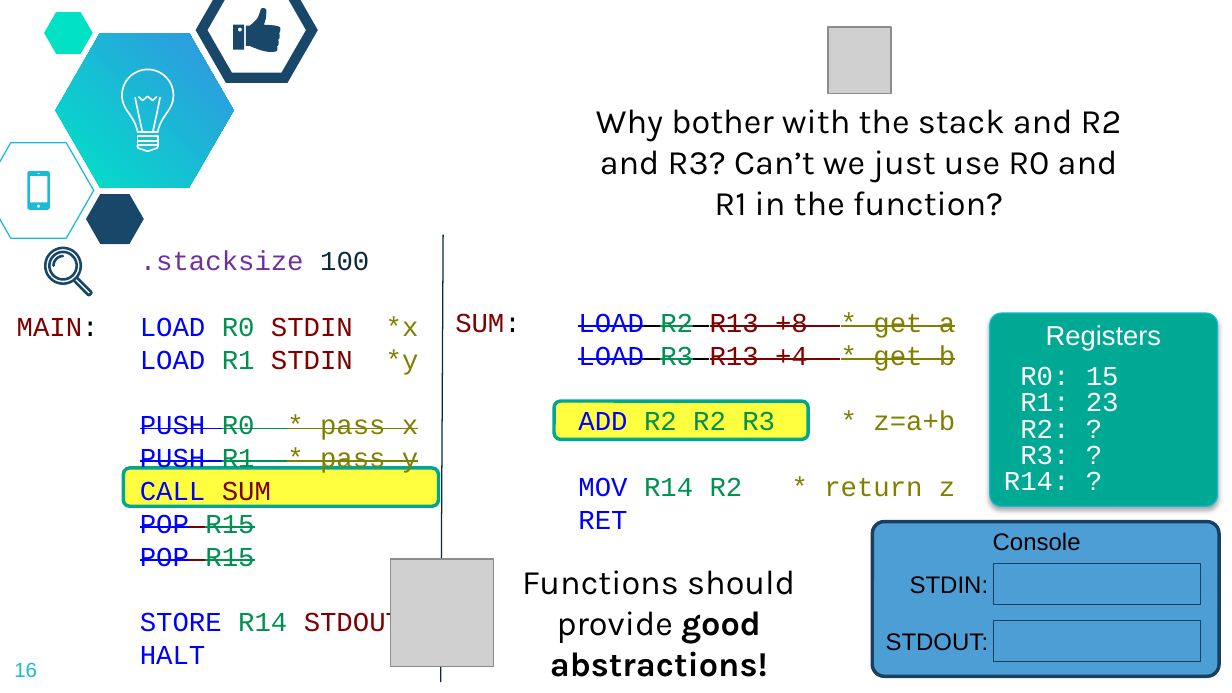
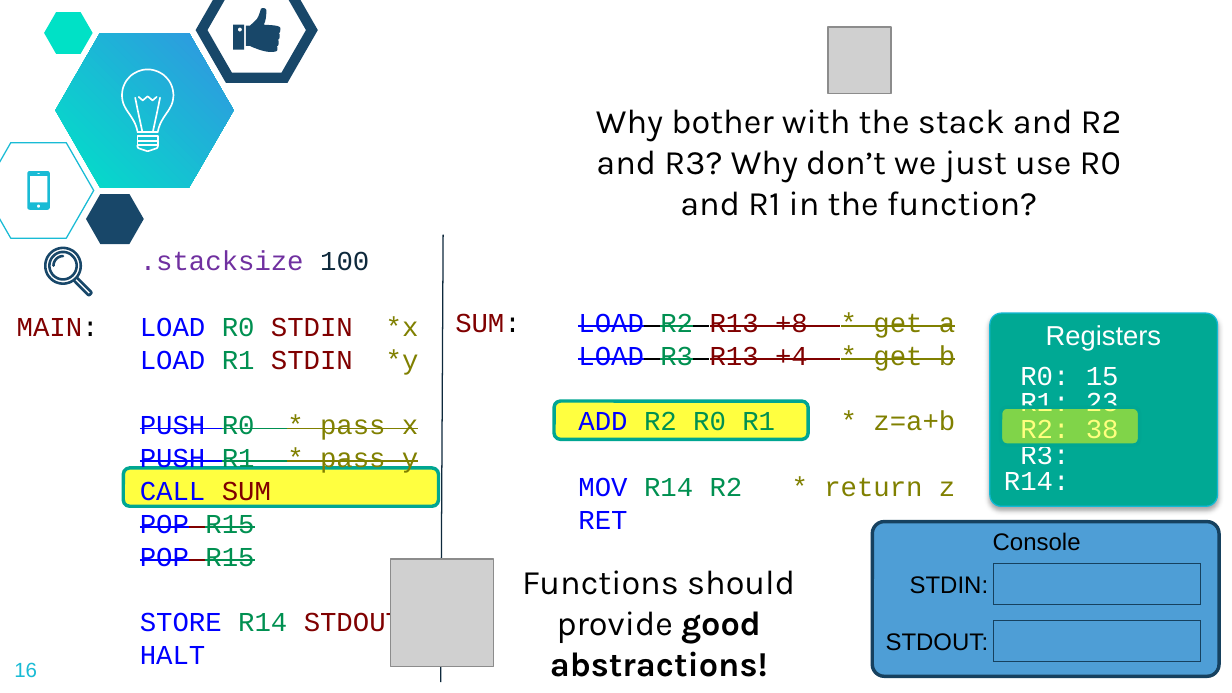
Before and after one commit to dickinson-comp256/COMP256, a slide deck: slide 16 of docs/materials/04-LanguageAbstractions/LA6-S-ImplementingFunctions.pptx. Drawn at 1232x693 pixels with LibreOffice and Linux fonts; fonts in the diff are those of the drawing; grey boxes stand for pictures; background and template pictures are left out. Boxes give left, top, right and bottom in pixels: in the first picture for what was removed or moved away, otherwise in the second. Text is boxed around its words. In the diff, an @@ line names an element or a change of style, - is before the commit and + after.

```diff
--- a/docs/materials/04-LanguageAbstractions/LA6-S-ImplementingFunctions.pptx
+++ b/docs/materials/04-LanguageAbstractions/LA6-S-ImplementingFunctions.pptx
@@ text at [596, 109, 1122, 216]: text changed @@
-Why bother with the stack and R2 and R3? Can’t we just use R0 and R1 in the function?
+Why bother with the stack and R2 and R3? Why don’t we just use R0 and R1 in the function?
@@ text at [578, 411, 955, 438]: text changed @@
-ADD R2 R2 R3 * z=a+b
+ADD R2 R0 R1 * z=a+b
@@ rounded rectangle added at [1000, 408, 1140, 446], fill #FFFF00 at 50% opacity, outline #00A692 2 pt @@
@@ text at [1004, 420, 1119, 490]: text changed @@
-R2: ?
-R3: ?
-R14: ?
+R2: 38
+R3:
+R14:
```
Also in this commit, not shown: 20 other slides changed, 1 slide added.
